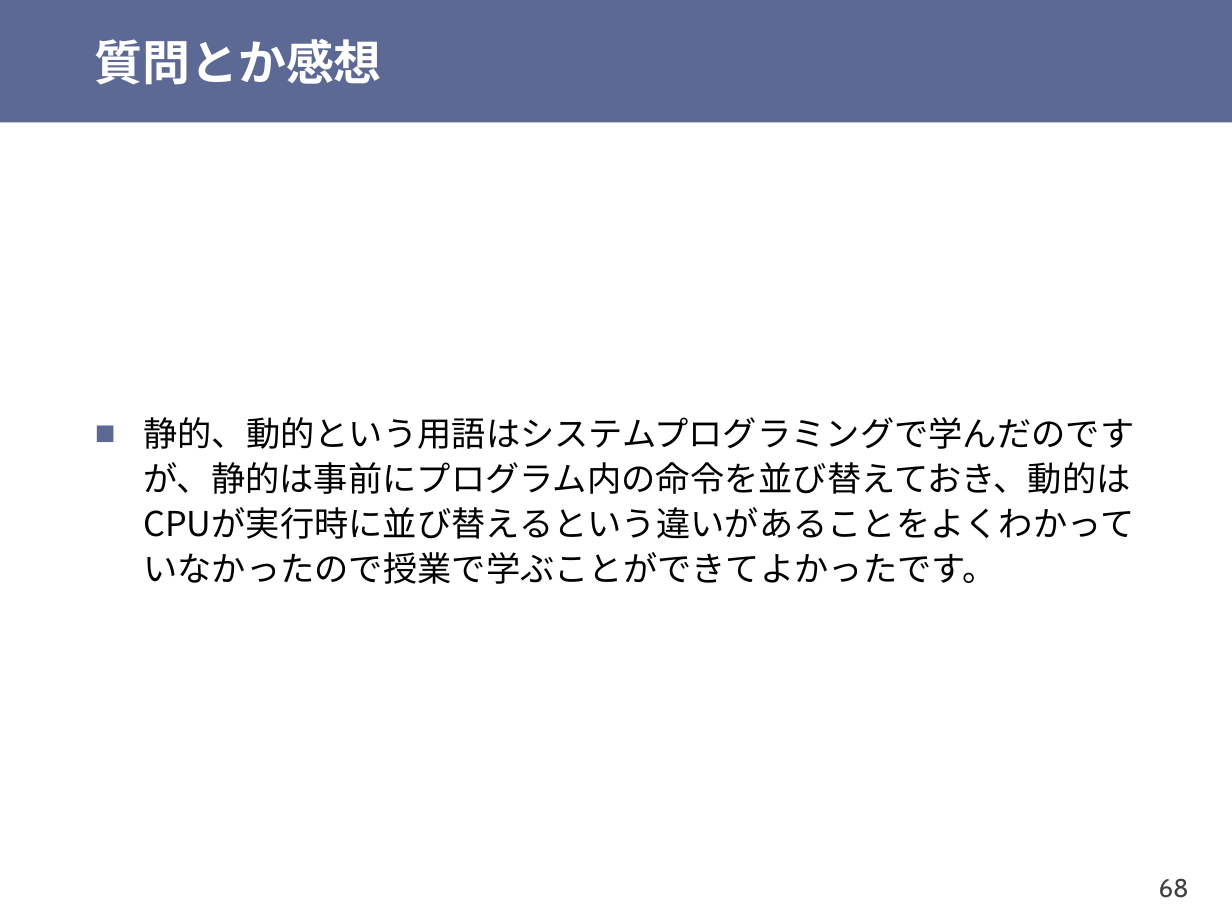
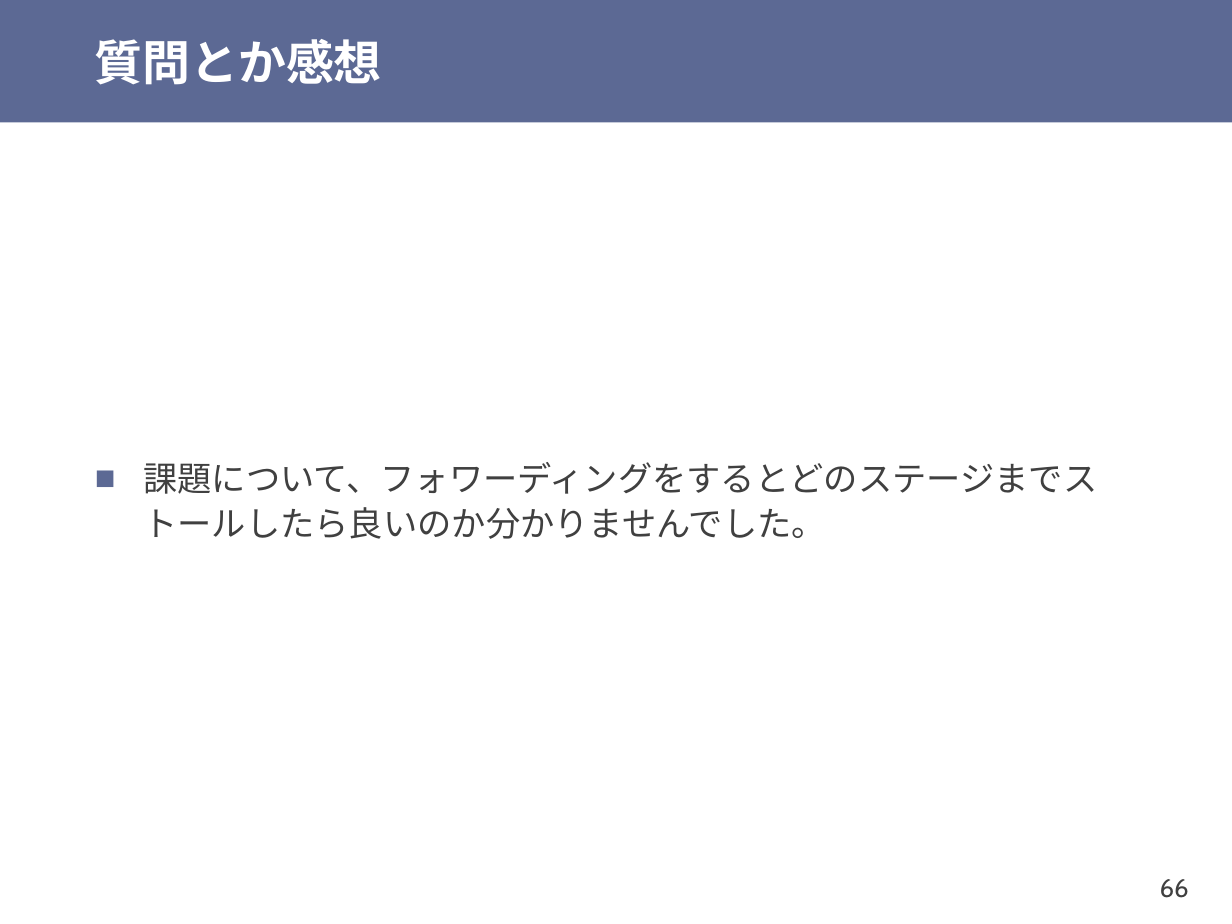
Before and after one commit to shioyadan/otya-computer-architecture-i, a slide deck: slide 66 of cai-shioya-08.pptx (slide 68 before the commit). Drawn at 1232x924 pixels with LibreOffice and Linux fonts; fonts in the diff are those of the drawing. Boxes give left, top, right and bottom in pixels: in the first picture for what was removed or moved away, otherwise in the second. Text is boxed around its words. In the diff, an @@ line names an element or a change of style, - is before the commit and + after.

```diff
--- a/cai-shioya-08.pptx
+++ b/cai-shioya-08.pptx
@@ text at [143,462,1097,539]: text changed; font Noto Sans CJK JP to Cabin; text colour #000000 to #404040 @@
-■ 静的、動的という用語はシステムプログラミングで学んだのですが、静的は事前にプログラム内の命令を並び替えておき、動的はCPUが実行時に並び替えるという違いがあることをよくわかっていなかったので授業で学ぶことができてよかったです。
+■ 課題について、フォワーディングをするとどのステージまでストールしたら良いのか分かりませんでした。
@@ page number at [1160,879,1189,898]: text changed @@
-68
+66
```
Also in this commit, not shown: 15 other slides changed, 19 slides added, 5 slides removed, 1 other file.
